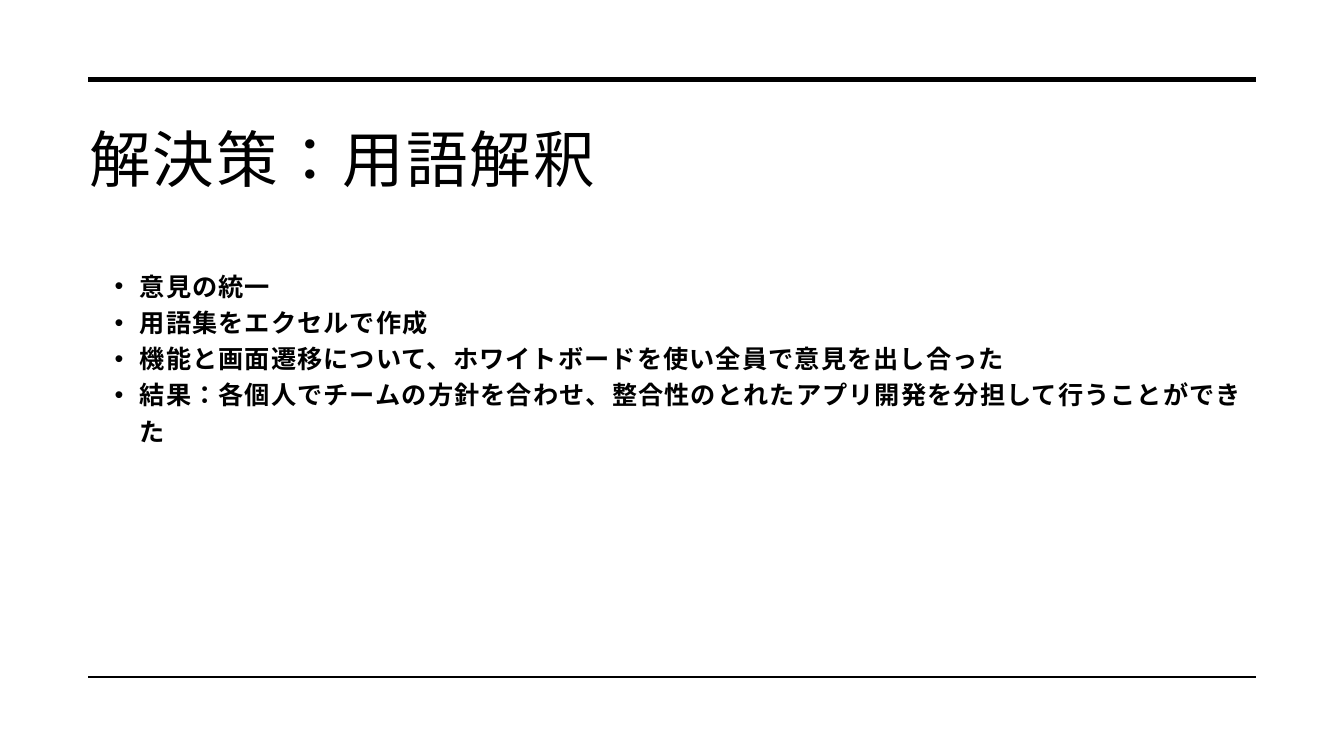
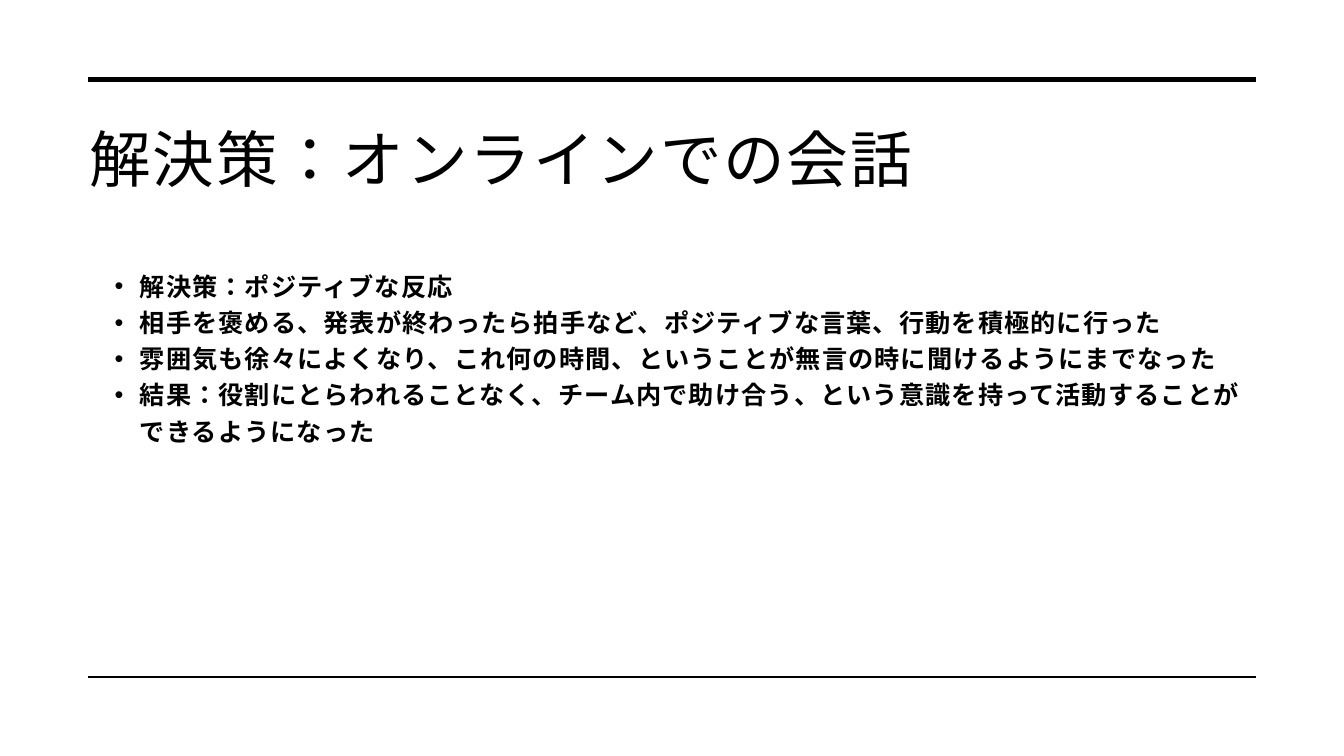
Before and after one commit to dojo2022/C-3, a slide deck: slide 41 of C-3_配布資料/0630_C3_発表資料.pptx (slide 39 before the commit). Drawn at 1344x756 pixels with LibreOffice and Linux fonts; fonts in the diff are those of the drawing. Boxes give left, top, right and bottom in pixels: in the first picture for what was removed or moved away, otherwise in the second. Text is boxed around its words. In the diff, an @@ line names an element or a change of style, - is before the commit and + after.

Commit message:
スライド途中

```diff
--- a/C-3_配布資料/0630_C3_発表資料.pptx
+++ b/C-3_配布資料/0630_C3_発表資料.pptx
@@ title at <box>89,130,912,187</box>: text changed @@
-解決策：用語解釈
+解決策：オンラインでの会話
@@ text at <box>140,274,1239,443</box>: text changed @@
-• 意見の統一
-• 用語集をエクセルで作成
-• 機能と画面遷移について、ホワイトボードを使い全員で意見を出し合った
-• 結果：各個人でチームの方針を合わせ、整合性のとれたアプリ開発を分担して行うことができた
+• 解決策：ポジティブな反応
+• 相手を褒める、発表が終わったら拍手など、ポジティブな言葉、行動を積極的に行った
+• 雰囲気も徐々によくなり、これ何の時間、ということが無言の時に聞けるようにまでなった
+• 結果：役割にとらわれることなく、チーム内で助け合う、という意識を持って活動することができるようになった
```
Also in this commit, not shown: 1 other slide changed, 7 slides added, 2 slides removed.
